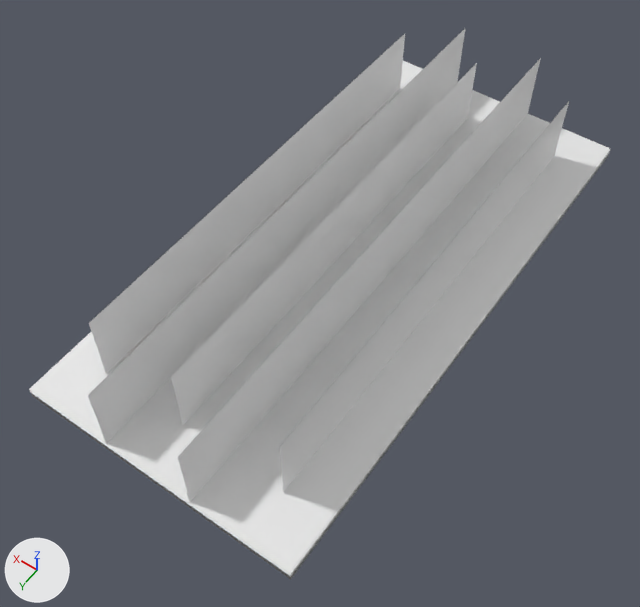
The Blender file cf_terrains.blend: old version first, new version second.
Both versions are drawn from a 50 mm lens placed at (-10.7, 16.8, 23.1), pointed at (-0.2, 2.1, 0.1). The axes (+X, +Y, +Z) are drawn at lower left. The lights are the same throughout. The same objects are shown in both versions, whatever each file hides. Materials are left out; every surface is plain grey. Objects named as collision shapes, trigger or cutter boxes, shadow casters or lower levels of detail are left out.

Objects in the first picture: 'field'.
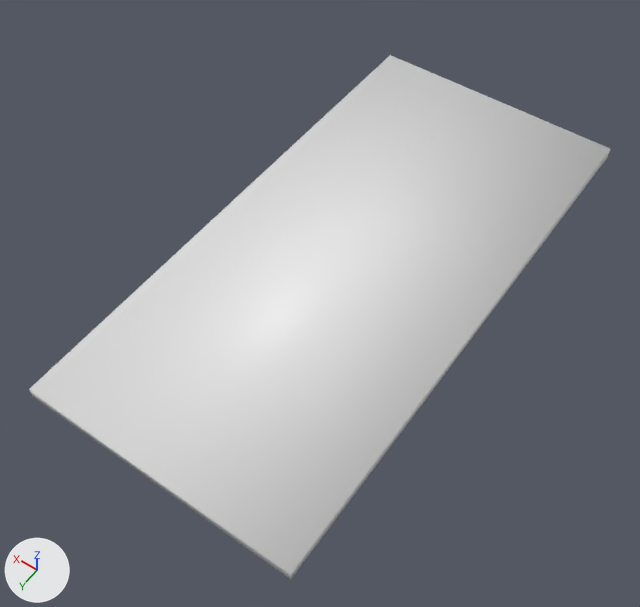
What differs and where, as boxes (x1, y1, x2, y2) in the pictures (640 x 607 px):
'field', reshaped, turned, rescaled: before (29, 29, 610, 579); after (29, 55, 610, 579)

Diff of the bpy script that builds the scene:
```diff
--- a/cf_terrains.blend.py
+++ b/cf_terrains.blend.py
@@ me_cube_000 @@
 # used by ob_field; location = (0.0, 0.0, 0.0); scale = (-4.92, 10.1, 0.1)
-me_cube_000.from_pydata(...)  # 148 vertices, 144 faces; spans x -1.0..1.0, y -1.0..1.0, z 0.0..29.7
+me_cube_000.from_pydata(...)  # 20 vertices, 36 faces; spans x -4.9..4.9, y 0.0..0.4, z -10.1..10.1
+# me_cube_000 part 1: the whole mesh is rebuilt
@@ ob_field @@
 ob_field.location = (0.0, 0.0, 0.0)
-ob_field.scale = (-4.92, 10.1, 0.1)
+ob_field.rotation_euler = (1.571, 0.0, 0.0)  # degrees (90, 0, 0)
```
